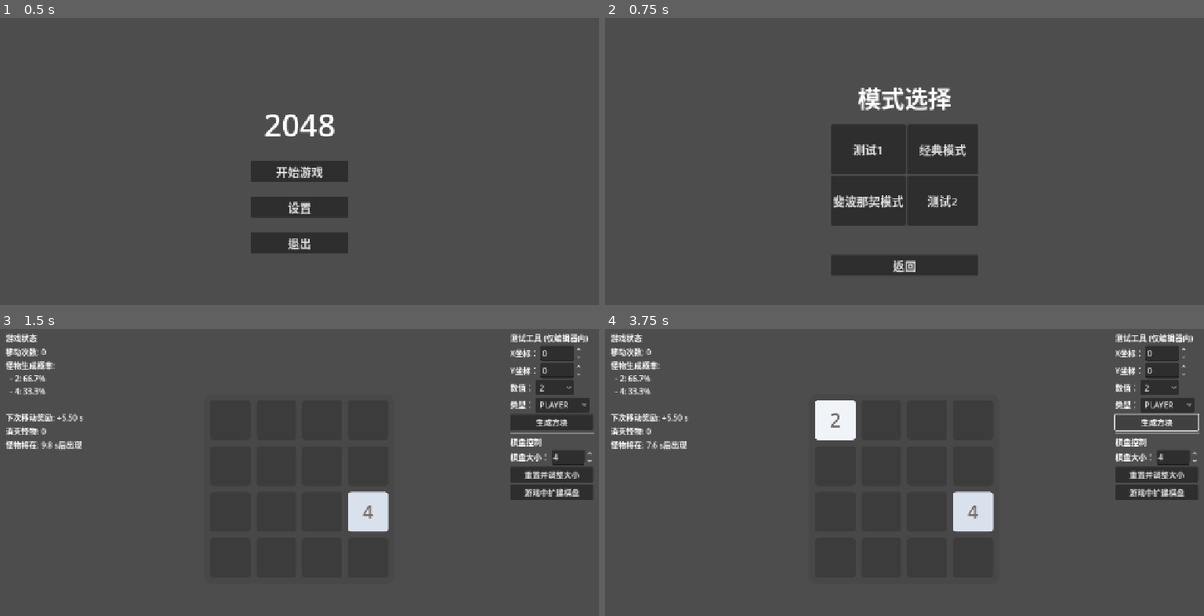
Above: before the commit, frames 1-4 (two rows, left to right).
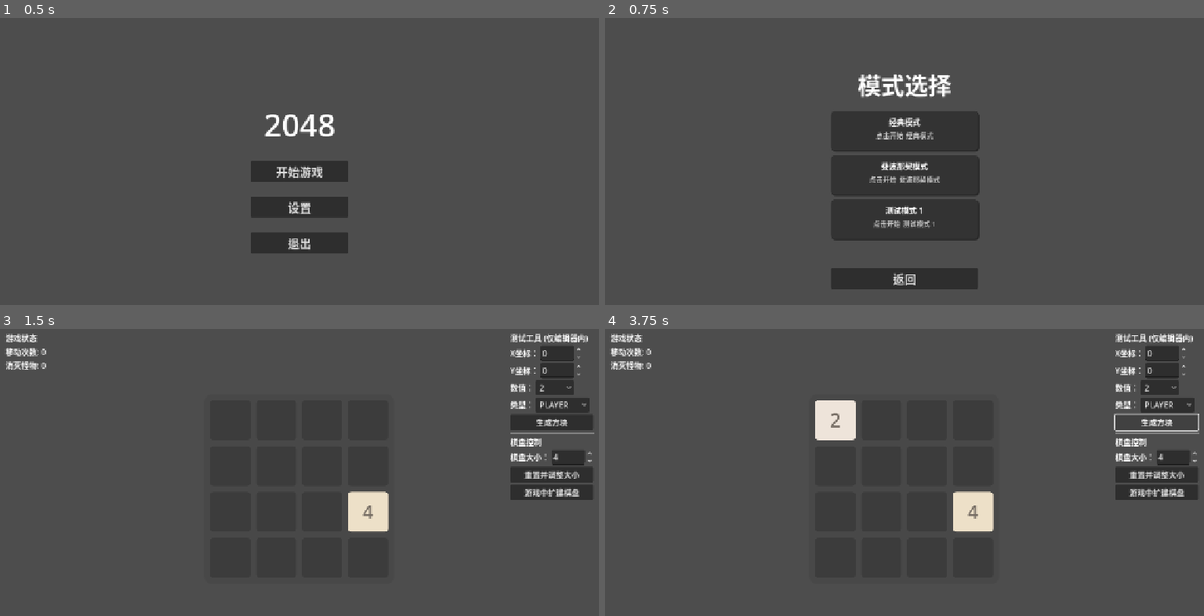
Above: after the commit, the same moments.

Repository: C76GN/2048-all-in-one
Game: Godot game, scene res://scenes/main_menu.tscn
Two runs of this game, one before a commit and one after it. Both use one fixed random seed, a clock stepped at 60 frames per second and the inputs below.
Inputs (mouse positions are in pixels of both pictures, inside the frame that each line leads up to):
- Up to frame 1 (0.5 s): no input
- Up to frame 2 (0.75 s): click "开始游戏" at 0.5 s
- Up to frame 3 (1.5 s): click (263, 461) at 1.25 s, where only the run before the commit has a clickable "测试1"
- Up to frame 4 (3.75 s): click "2" at 2 s; click "PLAYER" at 2.75 s; click "生成方块" at 3.5 s

Frame 1 is identical in both runs. In frame 2, 7.8% of the frame differs, in the area x 37-63%, y 19-95%; in frame 3, 1.9%; in frame 4, 2.8%.

Commit message:
Refactor mode selection UI to use dynamic mode cards
Replaces static mode selection buttons with dynamically generated ModeCard UI elements based on a configurable list of mode resources. Updates HUD to display stats using a dynamic label system for better adaptability to different game modes. Adds ModeCard scene and script, updates mode selection and HUD scenes/scripts, and improves maintainability and extensibility for adding new game modes.

Diff:
--- a/scenes/HUD.tscn
+++ b/scenes/HUD.tscn
@@ -10,30 +10,11 @@
 grow_vertical = 2
 size_flags_horizontal = 3
 size_flags_vertical = 3
-script = ExtResource("1_qpvh6")
+script = ExtResource("1_ahhtf")
 
 [node name="TitleLabel" type="Label" parent="."]
 layout_mode = 2
 text = "游戏状态"
 
-[node name="MoveCountLabel" type="Label" parent="."]
-unique_name_in_owner = true
+[node name="StatsContainer" type="VBoxContainer" parent="."]
 layout_mode = 2
-
-[node name="MonsterSpawnLabel" type="Label" parent="."]
-unique_name_in_owner = true
-layout_mode = 2
-
-[node name="TimeBonusLabel" type="Label" parent="."]
-unique_name_in_owner = true
-layout_mode = 2
-
-[node name="KilledCountLabel" type="Label" parent="."]
-unique_name_in_owner = true
-layout_mode = 2
-
-[node name="MonsterTimerLabel" type="Label" parent="."]
-unique_name_in_owner = true
-layout_mode = 2
-text = "Spawning monster in..."
-vertical_alignment = 1
--- a/scenes/mode_selection.tscn
+++ b/scenes/mode_selection.tscn
@@ -1,7 +1,10 @@
-[gd_scene load_steps=3 format=3 uid="uid://behkac7sg4loi"]
+[gd_scene load_steps=6 format=3 uid="uid://behkac7sg4loi"]
 
 [ext_resource type="Script" uid="uid://dv3rjr57hmwij" path="res://scripts/ui/mode_selection.gd" id="1_jv0sf"]
 [ext_resource type="PackedScene" uid="uid://28ale2iku1n4" path="res://scenes/modes/game_play.tscn" id="2_0hetu"]
+[ext_resource type="Resource" uid="uid://dso7a1vuipkqt" path="res://resources/modes/classic_mode_config.tres" id="3_t5a4b"]
+[ext_resource type="Resource" uid="uid://djrsravpjyj8" path="res://resources/modes/fibonacci_mode_config.tres" id="4_t4d1t"]
+[ext_resource type="Resource" uid="uid://dwjqj7f52y8in" path="res://resources/modes/test_mode1_config.tres" id="5_ws4rq"]
 
 [node name="ModeSelection" type="Control"]
 layout_mode = 3
@@ -12,6 +15,7 @@
 grow_vertical = 2
 script = ExtResource("1_jv0sf")
 game_play_scene = ExtResource("2_0hetu")
+mode_configs = Array[Resource]([ExtResource("3_t5a4b"), ExtResource("4_t4d1t"), ExtResource("5_ws4rq")])
 
 [node name="VBoxContainer" type="VBoxContainer" parent="."]
 layout_mode = 1
@@ -35,42 +39,11 @@
 text = "模式选择"
 horizontal_alignment = 1
 
-[node name="GridContainer" type="GridContainer" parent="VBoxContainer"]
+[node name="ModeListContainer" type="VBoxContainer" parent="VBoxContainer"]
+unique_name_in_owner = true
 layout_mode = 2
 size_flags_vertical = 3
-columns = 2
-
-[node name="TestMode1Button" type="Button" parent="VBoxContainer/GridContainer"]
-unique_name_in_owner = true
-layout_mode = 2
-size_flags_horizontal = 3
-size_flags_vertical = 3
-theme_override_font_sizes/font_size = 24
-text = "测试1"
-
-[node name="ClassicModeButton" type="Button" parent="VBoxContainer/GridContainer"]
-unique_name_in_owner = true
-layout_mode = 2
-size_flags_horizontal = 3
-size_flags_vertical = 3
-theme_override_font_sizes/font_size = 24
-text = "经典模式"
-
-[node name="FibonacciModeButton" type="Button" parent="VBoxContainer/GridContainer"]
-unique_name_in_owner = true
-layout_mode = 2
-size_flags_horizontal = 3
-size_flags_vertical = 3
-theme_override_font_sizes/font_size = 24
-text = "斐波那契模式"
-
-[node name="TestMode2Button" type="Button" parent="VBoxContainer/GridContainer"]
-unique_name_in_owner = true
-layout_mode = 2
-size_flags_horizontal = 3
-size_flags_vertical = 3
-theme_override_font_sizes/font_size = 24
-text = "测试2"
+theme_override_constants/separation = 10
 
 [node name="Spacer" type="Control" parent="VBoxContainer"]
 custom_minimum_size = Vector2(0, 20)
--- a/scenes/modes/game_play.tscn
+++ b/scenes/modes/game_play.tscn
@@ -1,7 +1,7 @@
 [gd_scene load_steps=8 format=3 uid="uid://28ale2iku1n4"]
 
 [ext_resource type="Script" uid="uid://fmrvmyx3dskq" path="res://scripts/modes/game_play.gd" id="1_ymdu8"]
-[ext_resource type="PackedScene" uid="uid://cjq41cf2jqg1h" path="res://scenes/HUD.tscn" id="2_3qprp"]
+[ext_resource type="PackedScene" uid="uid://cjq41cf2jqg1h" path="res://scenes/hud.tscn" id="2_3qprp"]
 [ext_resource type="Script" uid="uid://boe2tlkv8ivfw" path="res://scripts/game_board.gd" id="3_njofg"]
 [ext_resource type="PackedScene" uid="uid://cpibgxbfm2p0r" path="res://scenes/test_panel.tscn" id="4_uiuk4"]
 [ext_resource type="PackedScene" uid="uid://7ypwtymhkpm6" path="res://scenes/ui/game_over_menu.tscn" id="5_7ohk3"]
--- /dev/null
+++ b/scenes/ui/mode_card.tscn
@@ -0,0 +1,56 @@
+[gd_scene load_steps=3 format=3 uid="uid://devy0pwhd8gpc"]
+
+[ext_resource type="Script" uid="uid://c7dnjx10rry4q" path="res://scripts/ui/mode_card.gd" id="1_ndo2r"]
+
+[sub_resource type="StyleBoxFlat" id="StyleBoxFlat_r07v3"]
+bg_color = Color(0.2, 0.2, 0.2, 1)
+corner_radius_top_left = 8
+corner_radius_top_right = 8
+corner_radius_bottom_right = 8
+corner_radius_bottom_left = 8
+shadow_color = Color(0, 0, 0, 0.49803922)
+shadow_size = 2
+shadow_offset = Vector2(2, 2)
+
+[node name="ModeCard" type="Button"]
+custom_minimum_size = Vector2(0, 80)
+offset_right = 8.0
+offset_bottom = 8.0
+flat = true
+script = ExtResource("1_ndo2r")
+
+[node name="Panel" type="Panel" parent="."]
+layout_mode = 1
+anchors_preset = 15
+anchor_right = 1.0
+anchor_bottom = 1.0
+grow_horizontal = 2
+grow_vertical = 2
+theme_override_styles/panel = SubResource("StyleBoxFlat_r07v3")
+
+[node name="MarginContainer" type="MarginContainer" parent="."]
+layout_mode = 1
+anchors_preset = 15
+anchor_right = 1.0
+anchor_bottom = 1.0
+grow_horizontal = 2
+grow_vertical = 2
+theme_override_constants/margin_left = 10
+theme_override_constants/margin_top = 10
+theme_override_constants/margin_right = 10
+theme_override_constants/margin_bottom = 10
+
+[node name="VBoxContainer" type="VBoxContainer" parent="MarginContainer"]
+layout_mode = 2
+
+[node name="TitleLabel" type="Label" parent="MarginContainer/VBoxContainer"]
+layout_mode = 2
+text = "模式名称"
+horizontal_alignment = 1
+
+[node name="DescriptionLabel" type="Label" parent="MarginContainer/VBoxContainer"]
+layout_mode = 2
+theme_override_colors/font_color = Color(0.78431374, 0.78431374, 0.78431374, 1)
+theme_override_font_sizes/font_size = 14
+text = "模式的简短描述"
+horizontal_alignment = 1
--- a/scripts/modes/game_play.gd
+++ b/scripts/modes/game_play.gd
@@ -150,12 +150,13 @@
 
 ## [内部函数] 聚合所有规则和状态的数据，并更新HUD显示。
 func _update_stats_display() -> void:
+	# 格式化基础的游戏状态数据
 	var display_data = {
-		"move_count": move_count,
-		"monsters_killed": monsters_killed
+		"move_count": "移动次数: %d" % move_count,
+		"monsters_killed": "消灭怪物: %d" % monsters_killed
 	}
 
-	# 从所有规则中聚合需要显示的动态数据
+	# 从所有规则中聚合需要显示的动态数据（规则应返回已格式化的字符串）
 	for rule in all_spawn_rules:
 		var rule_data = rule.get_display_data()
 		if not rule_data.is_empty():
--- a/scripts/ui/hud.gd
+++ b/scripts/ui/hud.gd
@@ -3,27 +3,50 @@
 ## HUD: 游戏界面的平视显示器（Heads-Up Display）。
 ##
 ## 该脚本负责接收来自游戏控制器的数据，并将其格式化后显示在对应的UI标签上。
-## 它本身不包含任何游戏逻辑，只作为游戏状态的一个被动视图。
+## 它会根据传入数据的键（key）动态创建或复用标签，实现对不同游戏模式的自适应。
 extends VBoxContainer
 
 # --- 节点引用 ---
 
-## 对HUD场景内部各个Label节点的引用（使用唯一名称%）。
-@onready var move_count_label: Label = %MoveCountLabel
-@onready var monster_spawn_label: Label = %MonsterSpawnLabel
-@onready var time_bonus_label: Label = %TimeBonusLabel
-@onready var killed_count_label: Label = %KilledCountLabel
-@onready var monster_timer_label: Label = %MonsterTimerLabel
+## 对动态生成统计信息标签的容器节点的引用。
+@onready var stats_container: VBoxContainer = $StatsContainer
+
+# --- 内部状态 ---
+
+# 一个字典，用于缓存已创建的标签节点，以避免每帧重复创建。
+# 结构: { "data_key": LabelNode }
+var _stat_labels: Dictionary = {}
+
 
 # --- 公共接口 ---
 
 ## 统一更新所有UI显示。
-## 从外部接收一个包含所有需要显示数据的字典，并更新UI。
+## 从外部接收一个包含所有需要显示数据的字典，并动态更新UI。
 func update_display(display_data: Dictionary) -> void:
-	move_count_label.text = "移动次数: %d" % display_data.get("move_count", 0)
-	killed_count_label.text = "消灭怪物: %d" % display_data.get("monsters_killed", 0)
+	# 步骤1: 遍历当前所有缓存的标签，如果其key不在新的数据中，则隐藏它。
+	for key in _stat_labels:
+		if not display_data.has(key):
+			_stat_labels[key].visible = false
 
-	# 从规则中获取的动态数据
-	monster_timer_label.text = display_data.get("timer_label", "")
-	time_bonus_label.text = display_data.get("bonus_label", "")
-	monster_spawn_label.text = display_data.get("spawn_info_label", "")
+	# 步骤2: 遍历传入的新数据，更新或创建对应的标签。
+	for key in display_data:
+		var text_to_display = display_data[key]
+
+		# 如果文本为空，则确保对应的标签是隐藏的。
+		if text_to_display == "":
+			if _stat_labels.has(key):
+				_stat_labels[key].visible = false
+			continue
+
+		var label_node: Label
+		# 如果这个key的标签还未被创建...
+		if not _stat_labels.has(key):
+			label_node = Label.new() # 创建一个新的Label
+			stats_container.add_child(label_node) # 将其添加到容器中
+			_stat_labels[key] = label_node # 缓存起来以便复用
+		else:
+			label_node = _stat_labels[key] # 从缓存中获取
+
+		# 更新标签的文本内容并确保其可见。
+		label_node.text = str(text_to_display)
+		label_node.visible = true
--- /dev/null
+++ b/scripts/ui/mode_card.gd
@@ -0,0 +1,47 @@
+# scripts/ui/mode_card.gd
+
+## ModeCard: 在模式选择界面中代表单个游戏模式的UI卡片。
+##
+## 负责加载并显示模式的名称和描述，并在被点击时发出信号。
+class_name ModeCard
+extends Button
+
+# --- 信号定义 ---
+
+## 当卡片被点击时发出，携带其代表的模式配置文件的路径。
+signal mode_selected(config_path: String)
+
+# --- 节点引用 ---
+@onready var title_label: Label = $MarginContainer/VBoxContainer/TitleLabel
+@onready var description_label: Label = $MarginContainer/VBoxContainer/DescriptionLabel
+
+# --- 内部状态 ---
+var _config_path: String
+
+## Godot生命周期函数：当节点进入场景树时调用。
+func _ready() -> void:
+	# 连接自身的 pressed 信号到处理函数。
+	pressed.connect(_on_pressed)
+
+# --- 公共接口 ---
+
+## 设置卡片内容。
+## @param p_config_path: 指向 GameModeConfig 资源文件的路径。
+func setup(p_config_path: String) -> void:
+	_config_path = p_config_path
+	var mode_config: GameModeConfig = load(_config_path)
+
+	if is_instance_valid(mode_config):
+		title_label.text = mode_config.mode_name
+		# 可以在GameModeConfig中新增一个 description 变量来显示
+		# 这里我们暂时用模式名称代替描述
+		description_label.text = "点击开始 " + mode_config.mode_name
+	else:
+		title_label.text = "错误"
+		description_label.text = "无法加载模式"
+
+# --- 信号处理函数 ---
+
+## 当按钮被按下时调用。
+func _on_pressed() -> void:
+	mode_selected.emit(_config_path)
--- a/scripts/ui/mode_selection.gd
+++ b/scripts/ui/mode_selection.gd
@@ -2,51 +2,51 @@
 
 ## ModeSelection: 模式选择界面的UI控制器。
 ##
-## 该脚本负责处理用户在模式选择界面的交互，
-## 如选择一个游戏模式或返回主菜单。它通过调用 GlobalGameManager 来执行场景切换。
+## 该脚本负责动态加载所有可用的游戏模式，为每个模式创建一个
+## ModeCard 实例，并处理卡片的选择事件。
 extends Control
 
 # --- 导出变量 ---
 @export var game_play_scene: PackedScene
+## 在编辑器中配置所有可玩模式的资源文件路径。
+@export var mode_configs: Array[Resource] = []
+
+# --- 预加载资源 ---
+const ModeCardScene = preload("res://scenes/ui/mode_card.tscn")
 
 # --- 节点引用 ---
-## 对场景中各个按钮节点的引用（使用唯一名称%）。
-@onready var test_mode_1_button: Button = %TestMode1Button
-@onready var test_mode_2_button: Button = %TestMode2Button
-@onready var classic_mode_button: Button = %ClassicModeButton
-@onready var fibonacci_mode_button: Button = %FibonacciModeButton
+@onready var mode_list_container: VBoxContainer = %ModeListContainer
 @onready var back_button: Button = %BackButton
 
 
 ## Godot生命周期函数：当节点及其子节点进入场景树时调用。
 func _ready() -> void:
-	# 在此连接所有按钮的 `pressed` 信号到对应的处理函数，
-	# 以响应用户的点击操作。
-	test_mode_1_button.pressed.connect(_on_test_mode_1_button_pressed)
-	test_mode_2_button.pressed.connect(_on_test_mode_2_button_pressed)
-	classic_mode_button.pressed.connect(_on_classic_mode_button_pressed)
-	fibonacci_mode_button.pressed.connect(_on_fibonacci_mode_button_pressed)
+	_populate_mode_list()
 	back_button.pressed.connect(_on_back_button_pressed)
 
+# --- 内部辅助函数 ---
+
+## 动态生成模式卡片列表。
+func _populate_mode_list() -> void:
+	# 清空容器，以防万一
+	for child in mode_list_container.get_children():
+		child.queue_free()
+
+	# 遍历配置好的模式列表
+	for mode_config_resource in mode_configs:
+		if not is_instance_valid(mode_config_resource):
+			continue
+
+		var card: ModeCard = ModeCardScene.instantiate()
+		mode_list_container.add_child(card)
+		card.setup(mode_config_resource.resource_path)
+		card.mode_selected.connect(_on_mode_selected)
+
 # --- 信号处理函数 ---
-# 以下函数在对应的按钮被按下时由信号触发。
 
-## 响应“测试模式1”按钮的点击事件。
-func _on_test_mode_1_button_pressed() -> void:
-	GlobalGameManager.select_mode_and_start("res://resources/modes/test_mode1_config.tres", game_play_scene)
-
-## 响应“测试模式2”按钮的点击事件（占位功能）。
-func _on_test_mode_2_button_pressed() -> void:
-	print("测试模式2按钮被按下 (功能待开发)")
-	# TODO: 未来在此处实现其他2048变种模式的切换逻辑。
-
-## 响应“经典模式”按钮的点击事件。
-func _on_classic_mode_button_pressed() -> void:
-	GlobalGameManager.select_mode_and_start("res://resources/modes/classic_mode_config.tres", game_play_scene)
-
-## 响应“斐波那契模式”按钮的点击事件。
-func _on_fibonacci_mode_button_pressed() -> void:
-	GlobalGameManager.select_mode_and_start("res://resources/modes/fibonacci_mode_config.tres", game_play_scene)
+## 响应任一模式卡片的点击事件。
+func _on_mode_selected(config_path: String) -> void:
+	GlobalGameManager.select_mode_and_start(config_path, game_play_scene)
 
 ## 响应“返回”按钮的点击事件。
 func _on_back_button_pressed() -> void:
Not shown: 1 places in resources/modes/classic_mode_config.tres that only renumber resources
Not shown: 1 places in resources/modes/fibonacci_mode_config.tres that only renumber resources
Not shown: 1 places in scenes/HUD.tscn that only renumber resources
Not shown, added: scripts/ui/mode_card.gd.uid
